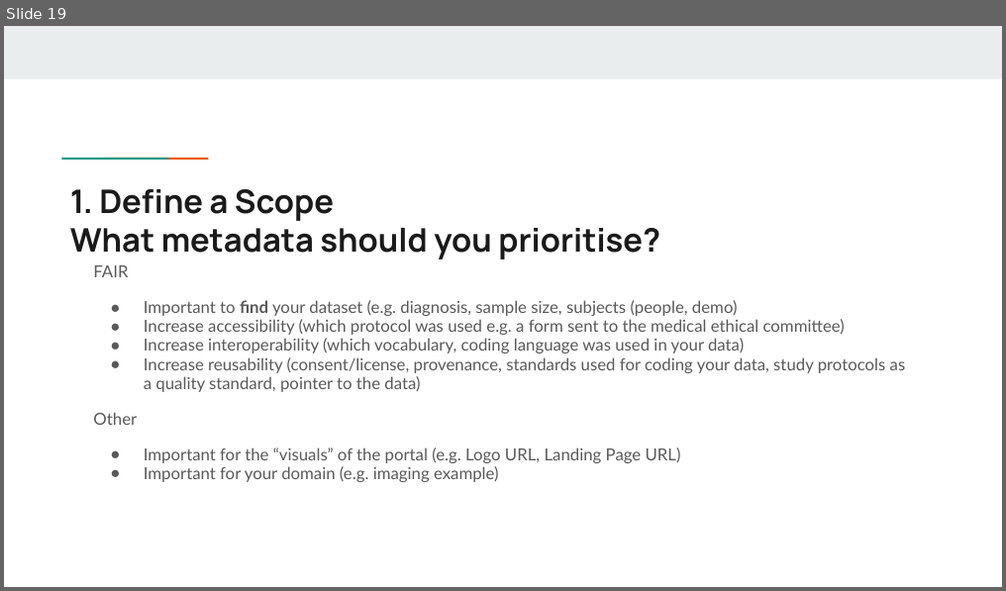
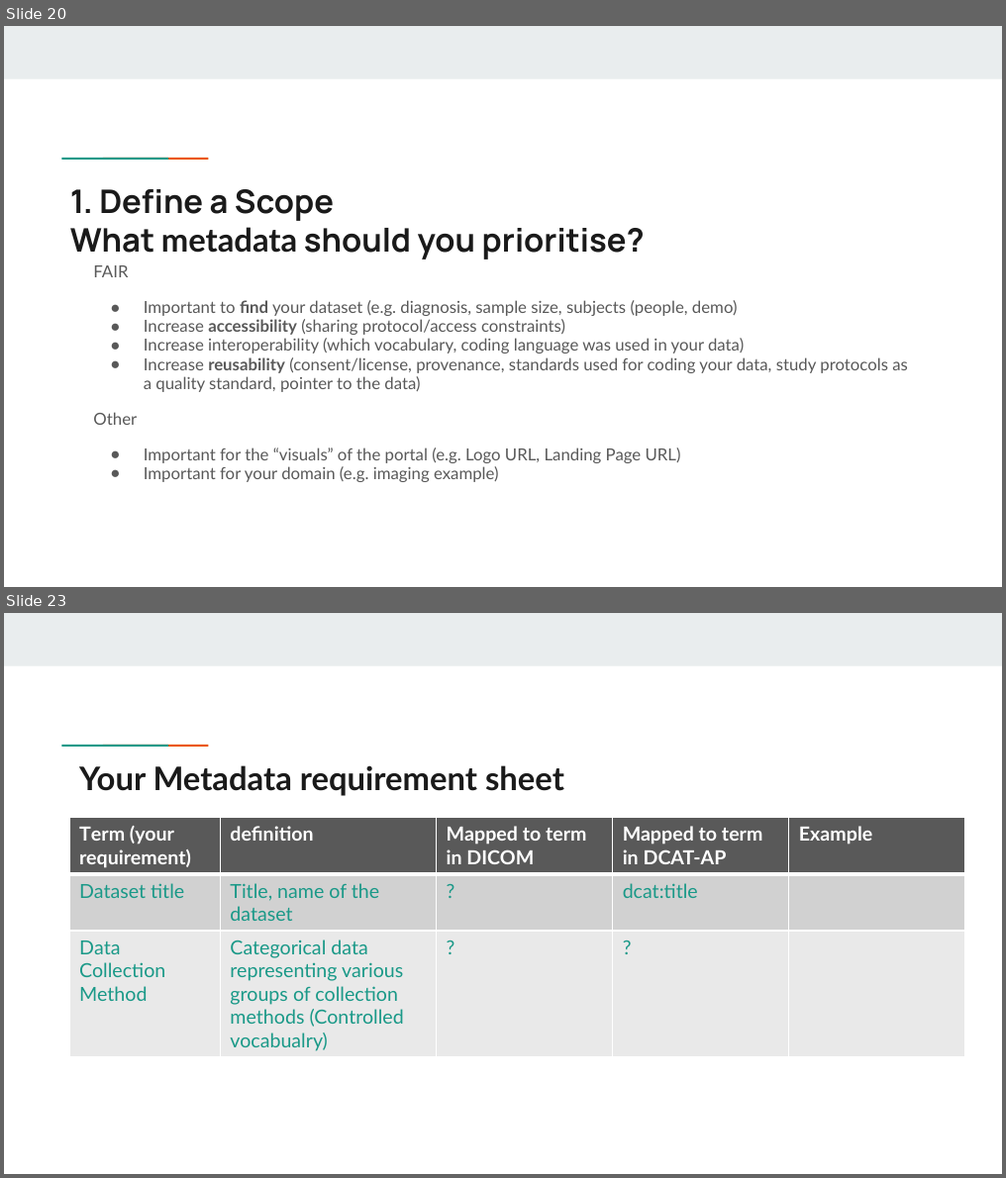
Before and after one commit to Health-RI/health-ri-metadata, a slide deck: Presentations/[DRAFT]HRI_Metadata_Schema_ImagingGroup_KickOff.pptx. Shown one above the other, each under a label of ours: slide 19 before the commit, slides 20 and 23 after it; the slides between them are not shown. The pictures are 1006x591 and 1006x1178 pixels, drawn with LibreOffice and Linux fonts; fonts in the diff are those of the drawing. Boxes give left, top, right and bottom in pixels: in the first picture for what was removed or moved away, otherwise in the second. Text is boxed around its words. In the diff, an @@ line names an element or a change of style, - is before the commit and + after.

```diff
--- a/Presentations/[DRAFT]HRI_Metadata_Schema_ImagingGroup_KickOff.pptx
+++ b/Presentations/[DRAFT]HRI_Metadata_Schema_ImagingGroup_KickOff.pptx
@@ slide 23 added at [4, 613, 1002, 1174], background #FFFFFF; not listed: 3 template elements that a slide beside it also shows @@
@@ title added at [79, 765, 564, 796], 23.4 pt, text #1A1A1A, bold @@
+Your Metadata requirement sheet
@@ table added at [70, 818, 966, 1058], 3 rows, 5 columns @@
+Term (your requirement) | definition | Mapped to term in DICOM | Mapped to term in DCAT-AP | Example
+Dataset title | Title, name of the dataset | ? | dcat:title | 
+Data Collection Method | Categorical data representing various groups of collection methods (Controlled vocabualry) | ? | ? | 
@@ what was slide 19 is now slide 20 @@
@@ slide 20 changed as well @@
@@ title "1. Define a Scope What ..." at [70, 189, 645, 260]: font Manrope to Lato in "metadata" @@
@@ text at [144, 319, 565, 335]: text changed @@
-● Increase accessibility (which protocol was used e.g. a form sent to the medical ethical committee)
+● Increase accessibility (sharing protocol/access constraints)
@@ text at [144, 358, 908, 392]: bold on in "reusability" @@
```
Also in this commit, not shown: 20 other slides changed, 3 other slides added, 4 slides removed, 1 other file.
